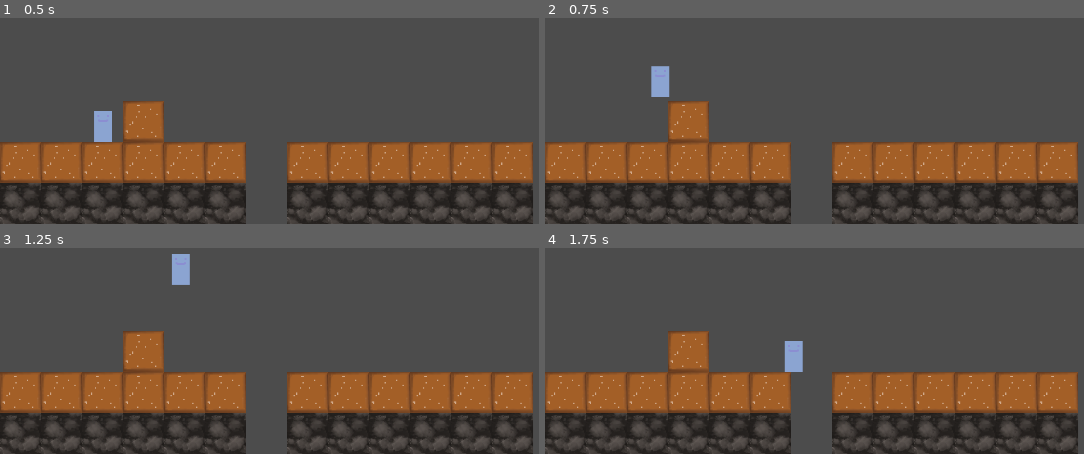
Above: before the commit, frames 1-4 (two rows, left to right).
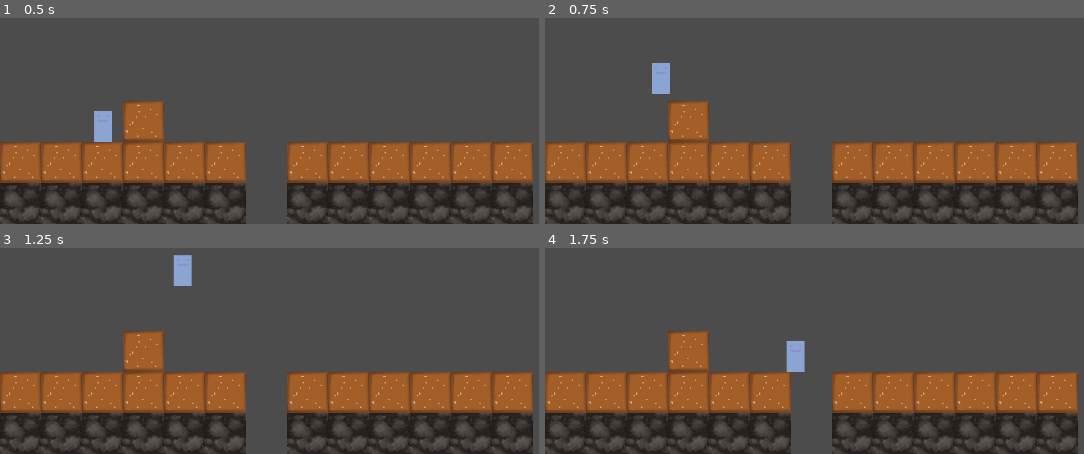
Above: after the commit, the same moments.

Repository: TraceMyers/Godot-Wild-15-Islands
Game: Godot game, scene res://src/main/Game.tscn
The game is run twice, just before and just after one commit, with the same random seed, the same clock (stepped at 60 frames per second) and the same inputs.
Inputs:
- Up to frame 1 (0.5 s): no input
- Up to frame 2 (0.75 s): tap Enter at 0.5 s; hold Right (ui_right) from 0.53 s (still down); hold Space (ui_select) from 0.53 s (still down)
- Up to frame 3 (1.25 s): keep holding Right (ui_right); keep holding Space (ui_select); tap S (ui_accept) at 0.77, 0.8, 1.07 s
- Up to frame 4 (1.75 s): keep holding Right (ui_right); release Space (ui_select) at 1.28 s; tap S (ui_accept) at 1.35, 1.52 s; tap Space (ui_select) at 1.55 s

Frame 1 is identical in both runs. In frame 2, 0.2% of the frame differs, in the area x 19-24%, y 21-39%; in frame 3, 0.2%, in the area x 31-36%, y 2-19%; in frame 4, 0.2%.

Commit message:
Input.gd > UserInput.gd, changed to Singleton

Diff:
--- a/project.godot
+++ b/project.godot
@@ -21,7 +21,7 @@
 
 [autoload]
 
-Events="*res://src/main/Events.gd"
+UserInput="*res://src/main/Input.gd"
 
 [display]
 
--- a/src/main/Events.gd
+++ /dev/null
@@ -1,8 +0,0 @@
-extends Node
-
-signal jump
-signal jp_jump
-signal move_x
-signal jp_dig
-signal jp_place_block
-signal jp_plant
--- a/src/main/Input.gd
+++ b/src/main/Input.gd
@@ -1,17 +1,24 @@
 extends Node
+
+signal jump
+signal jp_jump
+signal move_x
+signal jp_dig
+signal jp_place_block
+signal jp_plant
 
 func _physics_process(delta):
 	if Input.is_action_pressed("ui_left"):
-		Events.emit_signal("move_x", -1)
+		emit_signal("move_x", -1)
 	if Input.is_action_pressed("ui_right"):
-		Events.emit_signal("move_x", 1)
+		emit_signal("move_x", 1)
 	if Input.is_action_just_pressed("ui_select"):
-		Events.emit_signal("jp_jump")
+		emit_signal("jp_jump")
 	elif Input.is_action_pressed("ui_select"):
-		Events.emit_signal("jump")
+		emit_signal("jump")
 	if Input.is_action_just_pressed("ui_accept"):
-		Events.emit_signal("jp_dig")
+		emit_signal("jp_dig")
 	if Input.is_action_just_pressed("ui_option"):
-		Events.emit_signal("jp_place_block")
+		emit_signal("jp_place_block")
 	if Input.is_action_just_pressed("ui_cancel"):
-		Events.emit_signal("jp_plant")
+		emit_signal("jp_plant")
--- a/src/player/Shaun.gd
+++ b/src/player/Shaun.gd
@@ -19,12 +19,12 @@
 	var dirt_block_ref = dirt_block_prefab.instance()
 	dirt_block_ref_height = dirt_block_ref.get_node("Sprite").texture.get_size()[1]
 	dirt_block_ref.queue_free()
-	Events.connect("move_x", self, "_Events_move_x")
-	Events.connect("jp_jump", self, "_Events_init_jump")
-	Events.connect("jump", self, "_Events_jump_higher")
-	Events.connect("jp_dig", self, "_Events_dig")
-	Events.connect("jp_place_block", self, "_Events_place_block")
-	Events.connect("jp_plant", self, "_Events_plant")
+	UserInput.connect("move_x", self, "_UserInput_move_x")
+	UserInput.connect("jp_jump", self, "_UserInput_init_jump")
+	UserInput.connect("jump", self, "_UserInput_jump_higher")
+	UserInput.connect("jp_dig", self, "_UserInput_dig")
+	UserInput.connect("jp_place_block", self, "_UserInput_place_block")
+	UserInput.connect("jp_plant", self, "_UserInput_plant")
 
 func _physics_process(delta):
 	if velocity.y < MAX_Y_SPEED:
@@ -50,21 +50,21 @@
 func _get_dirt_block_underneath():
 	pass
 
-func _Events_move_x(dir):
+func _UserInput_move_x(dir):
 	if is_on_wall():
 		velocity.x /= 2.0
 	if abs(velocity.x) < MAX_X_SPEED or sign(velocity.x) != dir:
 		velocity.x += dir * ACCELERATION
 	move_x_input = true
 
-func _Events_init_jump():
+func _UserInput_init_jump():
 	jump_input = true
 
-func _Events_jump_higher():
+func _UserInput_jump_higher():
 	if not is_on_floor() and velocity.y < 0:
 		jump_higher = true
 
-func _Events_dig():
+func _UserInput_dig():
 	# dirt_block destroy anim
 	var objects_underneath = $Shovel.get_overlapping_bodies()
 	if objects_underneath.size() > 0:
@@ -82,7 +82,7 @@
 				$Inventory.add("dirt_block")
 				print("(Add) Dirt Blocks: " + String($Inventory.count("dirt_block")))
 
-func _Events_place_block():
+func _UserInput_place_block():
 	if $Inventory.empty("dirt_block"):
 		# empty inventory failure anim
 		pass
@@ -113,5 +113,5 @@
 			$Inventory.remove("dirt_block")
 			print("(Rem) Dirt Blocks: " + String($Inventory.count("dirt_block")))
 
-func _Events_plant():
+func _UserInput_plant():
 	pass
